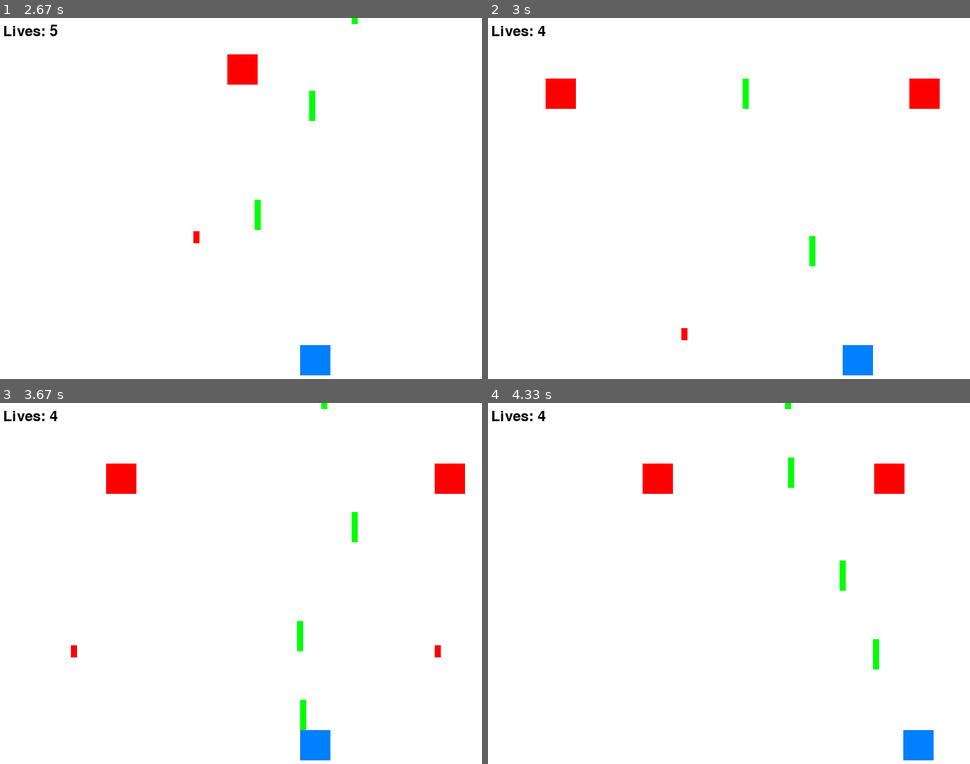
Above: before the commit, frames 1-4 (two rows, left to right).
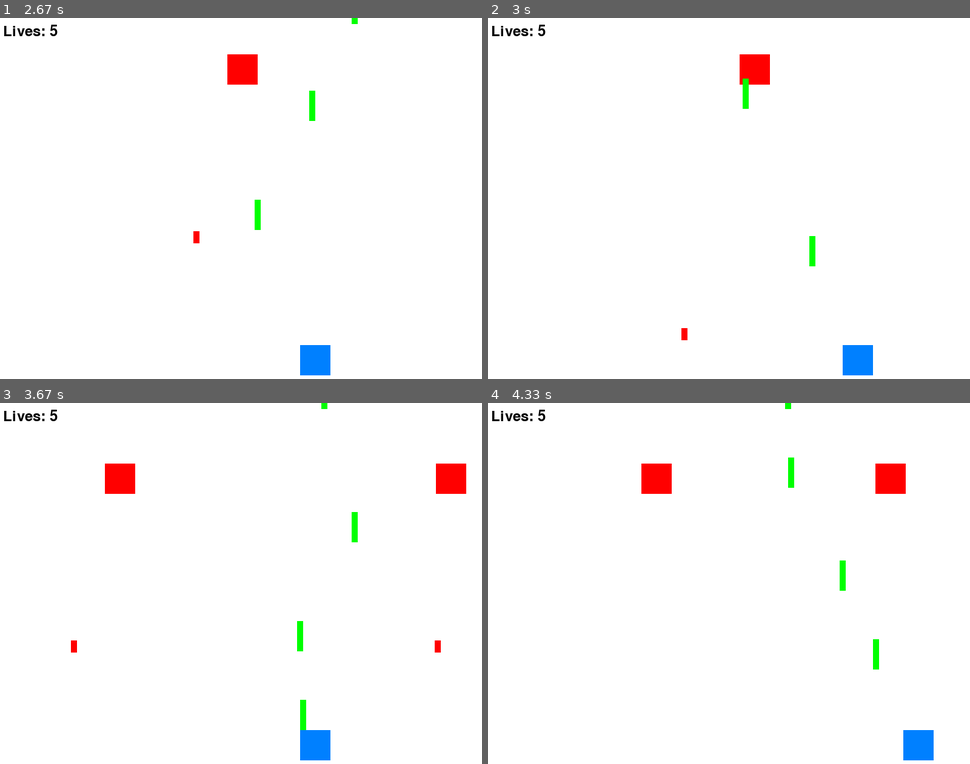
Above: after the commit, the same moments.

Repository: cerritej/8bit-py-game
Game: pygame game, started from src/main.py
The game is run twice, just before and just after one commit, with the same random seed, the same clock (stepped at 60 frames per second) and the same inputs.
Inputs:
- Up to frame 1 (2.67 s): hold Right 0.33-0.8 s; hold Right 0.83-1.3 s; tap Space at 0.9, 1.2, 1.4, 1.7, 1.97, 2.27, 2.4 s; hold Left 1.33-1.87 s; hold Left 1.9-2.3 s; hold Right from 2.33 s (still down)
- Up to frame 2 (3 s): tap Space at 2.7 s; release Right at 2.97 s
- Up to frame 3 (3.67 s): hold Left 3-3.47 s; tap Space at 3.07, 3.37, 3.57 s; hold Right from 3.5 s (still down)
- Up to frame 4 (4.33 s): tap Space at 3.87, 4.07 s; release Right at 3.97 s; hold Right from 4 s (still down)

Frame 1 is identical in both runs. In frame 2, 1.6% of the frame differs, in the area x 10-94%, y 1-26%; in frame 3, 0.2%; in frame 4, 0.1%.

Commit message:
collision and lives finally works for spaceship

Diff:
--- a/src/main.py
+++ b/src/main.py
@@ -1,4 +1,3 @@
-# main.py
 import pygame
 import sys
 from spaceship import Spaceship
@@ -63,11 +62,16 @@
             if new_enemy_projectile:
                 enemy_projectiles.append(new_enemy_projectile)
 
-        # Update projectile positions
-        for projectile in player_projectiles:
-            projectile.move()
+        # Check for collisions with player spaceship
+        player_spaceship_hit = False
         for projectile in enemy_projectiles:
-            projectile.move()
+            if player_spaceship.is_hit_by_enemy(projectile):
+                player_spaceship_hit = True
+
+        if player_spaceship_hit:
+            print("Player spaceship hit!")
+            player_spaceship.reset_hit_status()  # Reset hit status for the next frame
+            player_spaceship.decrement_lives()  # Decrement lives when hit
 
         # Check for collisions and remove enemies immediately
         enemies_to_remove = []
@@ -77,8 +81,6 @@
                     # Handle enemy hit
                     print(f"Enemy {enemy.eid} hit!")
                     enemies_to_remove.append(enemy)
-                    player_spaceship.reset_hit_status()  # Reset hit status for the next frame
-                    player_spaceship.decrement_lives()  # Decrement lives when hit
 
         for enemy in enemies_to_remove:
             enemies.remove(enemy)
@@ -88,17 +90,11 @@
                 enemies.extend([Enemy(eid=2, x=100, y=100, speed=-2, shoot_rate=2000),
                                 Enemy(eid=3, x=700, y=100, speed=-2, shoot_rate=2000)])
 
-        # Check for collisions with player spaceship
-        player_spaceship_hit = False
+        # Update projectile positions
+        for projectile in player_projectiles:
+            projectile.move()
         for projectile in enemy_projectiles:
-            if player_spaceship.is_hit_by_enemy(projectile):
-                player_spaceship_hit = True
-
-        if player_spaceship_hit:
-            print("Player spaceship hit!")
-
-        # Reset hit status for the next frame
-        player_spaceship.reset_hit_status()
+            projectile.move()
 
         screen.fill(white)
 
--- a/src/spaceship.py
+++ b/src/spaceship.py
@@ -1,4 +1,3 @@
-# spaceship.py
 import pygame
 
 class Spaceship:
@@ -10,6 +9,8 @@
         self.__height = height
         self.__lives = 5
         self.__hit_by_projectile = False  # Flag to track if the spaceship has been hit by a projectile
+        self.__hit_cooldown = 1000  # Cooldown period in milliseconds
+        self.__last_hit_time = 0
 
     @property
     def name(self):
@@ -66,21 +67,24 @@
             self.__lives += 1
 
     def move(self, dx, dy):
-        # Ensure the spaceship stays within the screen boundaries in the x-direction
         new_x = self.__x + dx
-        if 0 <= new_x <= (800 - self.__width):  # Max x-bounds, dependent on the screen width
+        if 0 <= new_x <= (800 - self.__width):
             self.__x = new_x
-
         self.__y += dy
 
     def is_hit_by_enemy(self, projectile):
         if not self.__hit_by_projectile and (self.__x < projectile.x < self.__x + self.__width) and (
                 self.__y < projectile.y < self.__y + self.__height):
-            print(f"Spaceship hit by enemy projectile: {self.__x}, {self.__y}, {self.__width}, {self.__height}")
-            self.__hit_by_projectile = True  # Set the flag to True to indicate the spaceship has been hit
-            return True
+            current_time = pygame.time.get_ticks()
+            time_since_last_hit = current_time - self.__last_hit_time
+
+            if time_since_last_hit > self.__hit_cooldown:
+                print(f"Spaceship hit by enemy projectile: {self.__x}, {self.__y}, {self.__width}, {self.__height}")
+                self.__hit_by_projectile = True
+                self.__last_hit_time = current_time
+                return True
+
         return False
 
     def reset_hit_status(self):
-        # Reset hit status for the next frame
         self.__hit_by_projectile = False
